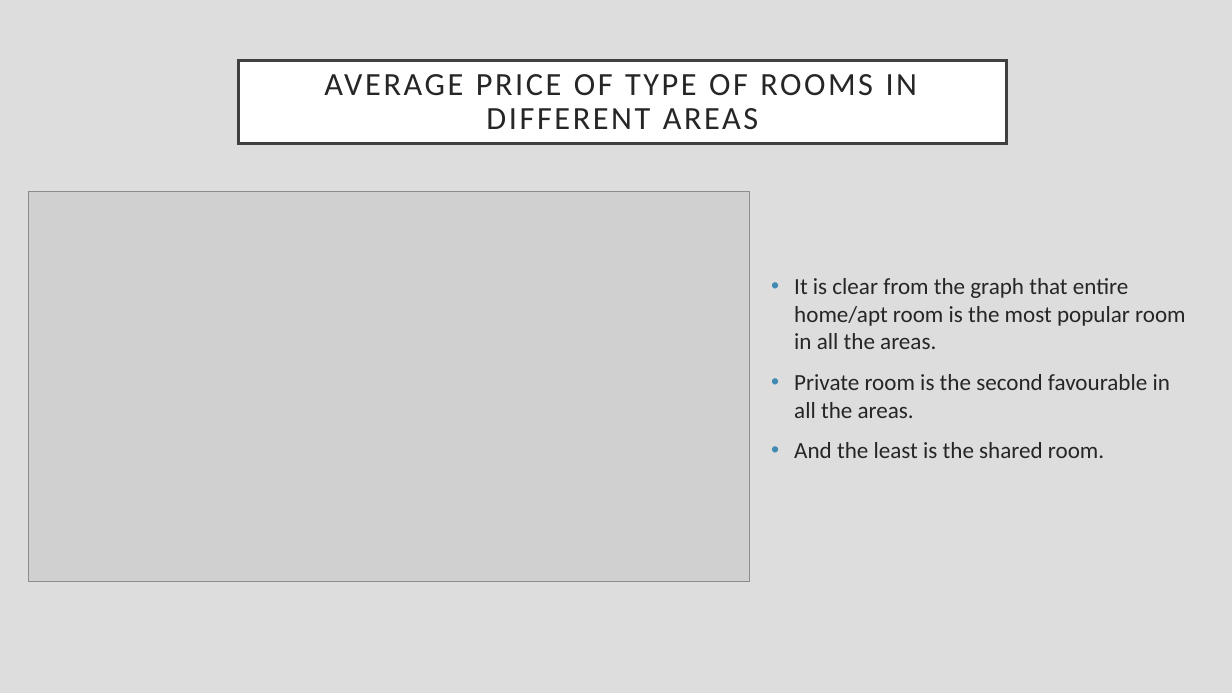
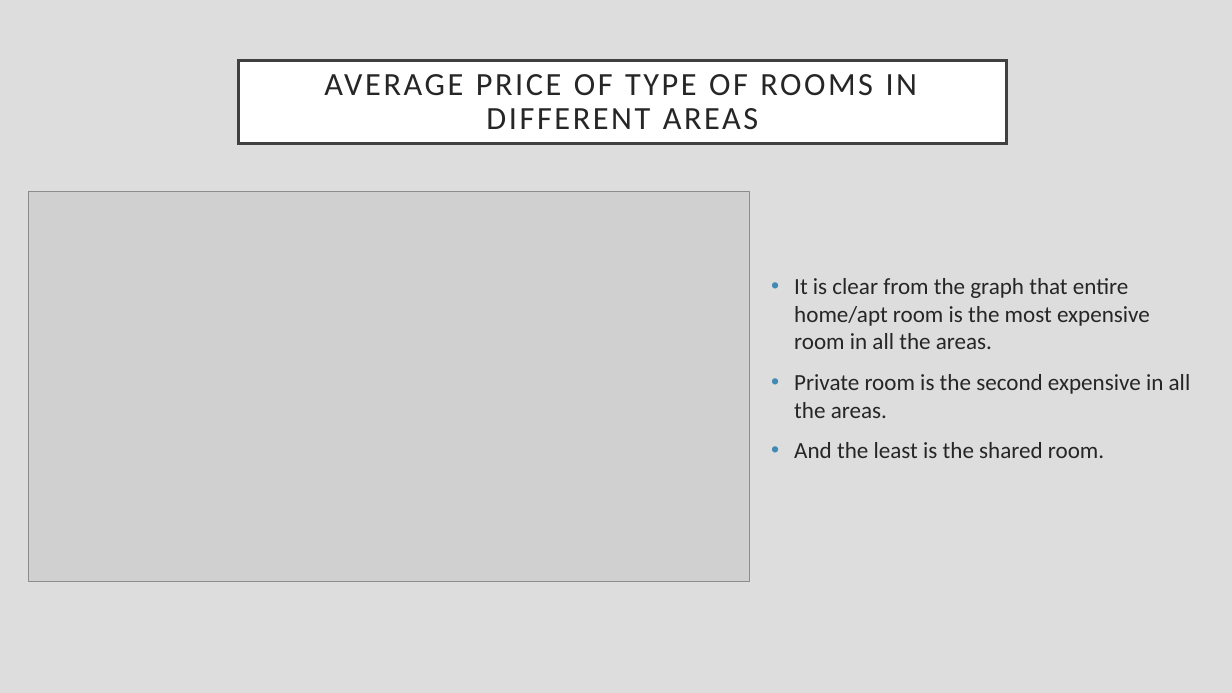
Before and after one commit to ayushambhore/Airbnb-EDA, a slide deck: slide 14 of presentation-EDA-aribnb.pptx. Drawn at 1232x693 pixels with LibreOffice and Linux fonts; fonts in the diff are those of the drawing; grey boxes stand for pictures. Boxes give left, top, right and bottom in pixels: in the first picture for what was removed or moved away, otherwise in the second. Text is boxed around its words. In the diff, an @@ line names an element or a change of style, - is before the commit and + after.

```diff
--- a/presentation-EDA-aribnb.pptx
+++ b/presentation-EDA-aribnb.pptx
@@ text at (794,278,1191,418): text changed @@
-• It is clear from the graph that entire home/apt room is the most popular room in all the areas.
-• Private room is the second favourable in all the areas.
+• It is clear from the graph that entire home/apt room is the most expensive room in all the areas.
+• Private room is the second expensive in all the areas.
```
Also in this commit, not shown: 2 other slides changed, 1 slide added, 1 slide removed.
